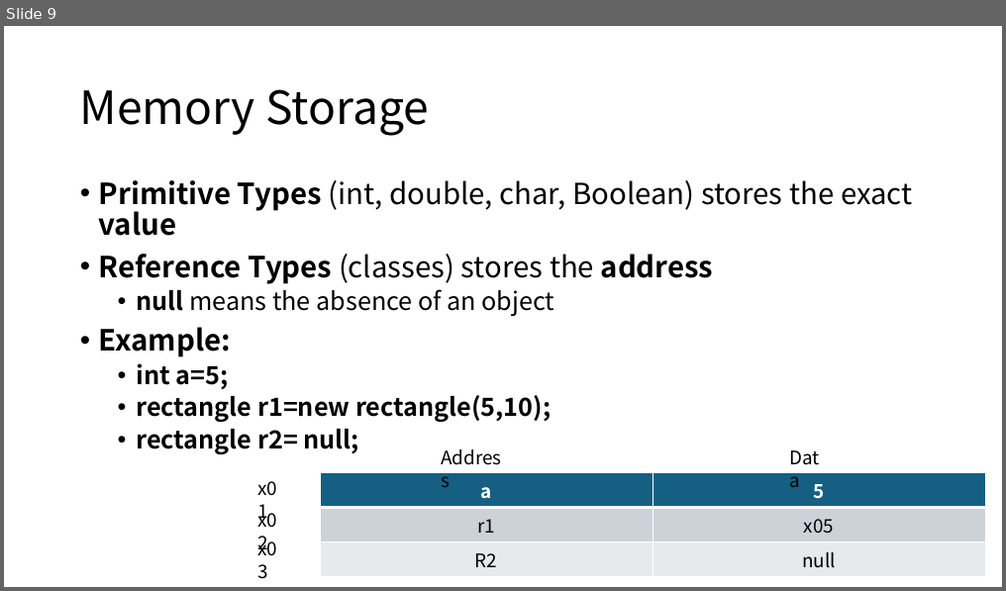
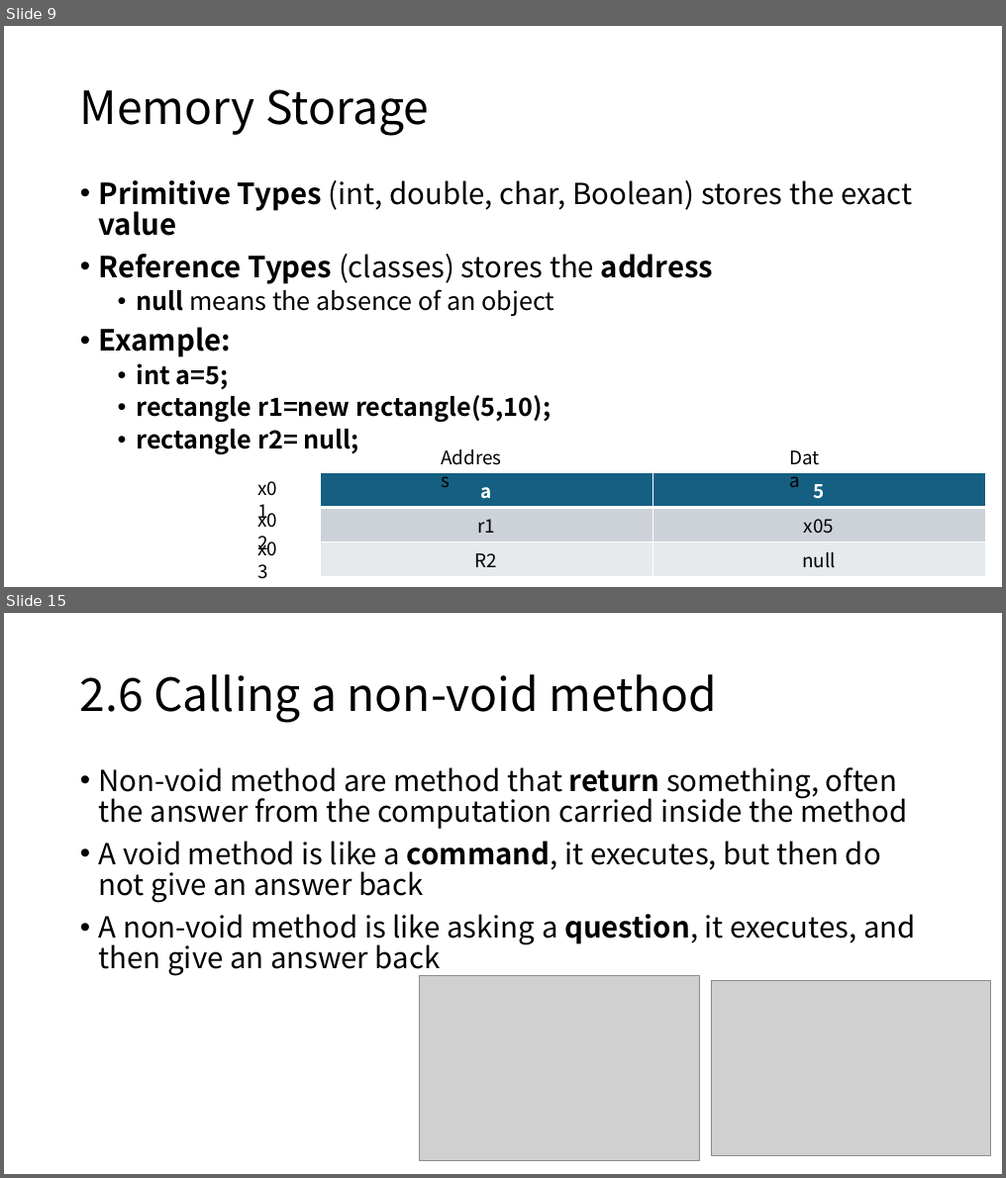
Before and after one commit to siw028/siwen.github.io, a slide deck: files/APCSA/Unit2.pptx. Shown one above the other, each under a label of ours: slide 9 before the commit, slides 9 and 15 after it; the slides between them are not shown. The pictures are 1006x591 and 1006x1178 pixels, drawn with LibreOffice and Linux fonts; fonts in the diff are those of the drawing; grey boxes stand for pictures. Boxes give left, top, right and bottom in pixels: in the first picture for what was removed or moved away, otherwise in the second. Text is boxed around its words. In the diff, an @@ line names an element or a change of style, - is before the commit and + after.

```diff
--- a/files/APCSA/Unit2.pptx
+++ b/files/APCSA/Unit2.pptx
@@ slide 15 added at bbox=[4, 613, 1002, 1174], background #FFFFFF @@
@@ title added at bbox=[80, 674, 717, 723], 44 pt, text #000000 @@
+2.6 Calling a non-void method
@@ text added at bbox=[99, 767, 916, 977], 28 pt, text #000000 @@
+• Non-void method are method that return something, often the answer from the computation carried inside the method
+• A void method is like a command, it executes, but then do not give an answer back
+• A non-void method is like asking a question, it executes, and then give an answer back
@@ picture added at bbox=[420, 976, 700, 1161] @@
@@ picture added at bbox=[711, 981, 990, 1156] @@
```
Also in this commit, not shown: 24 other slides added.
